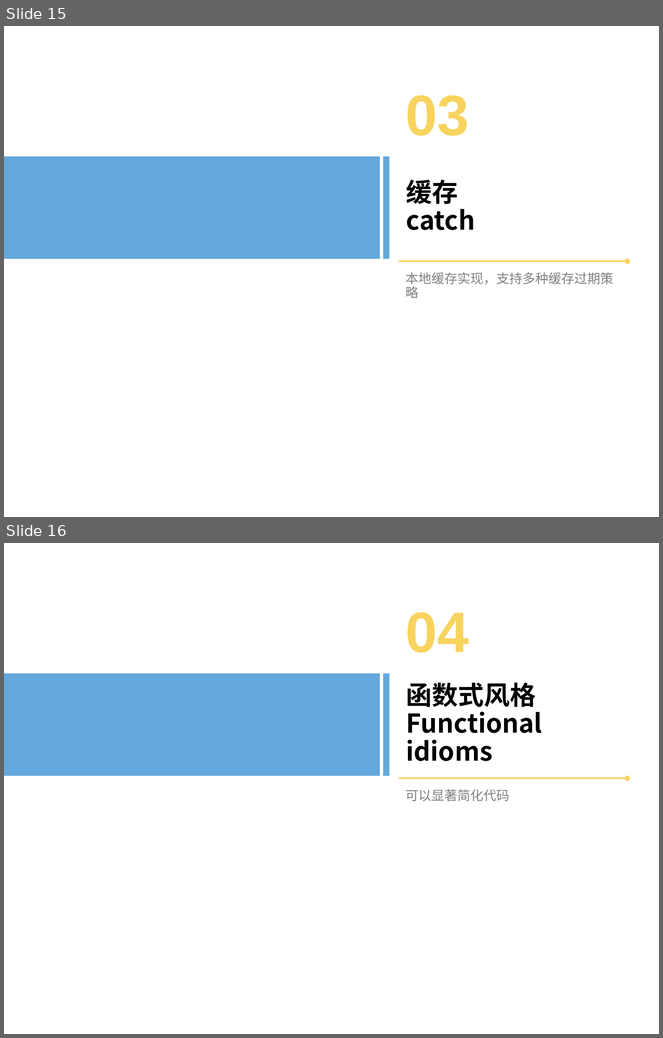
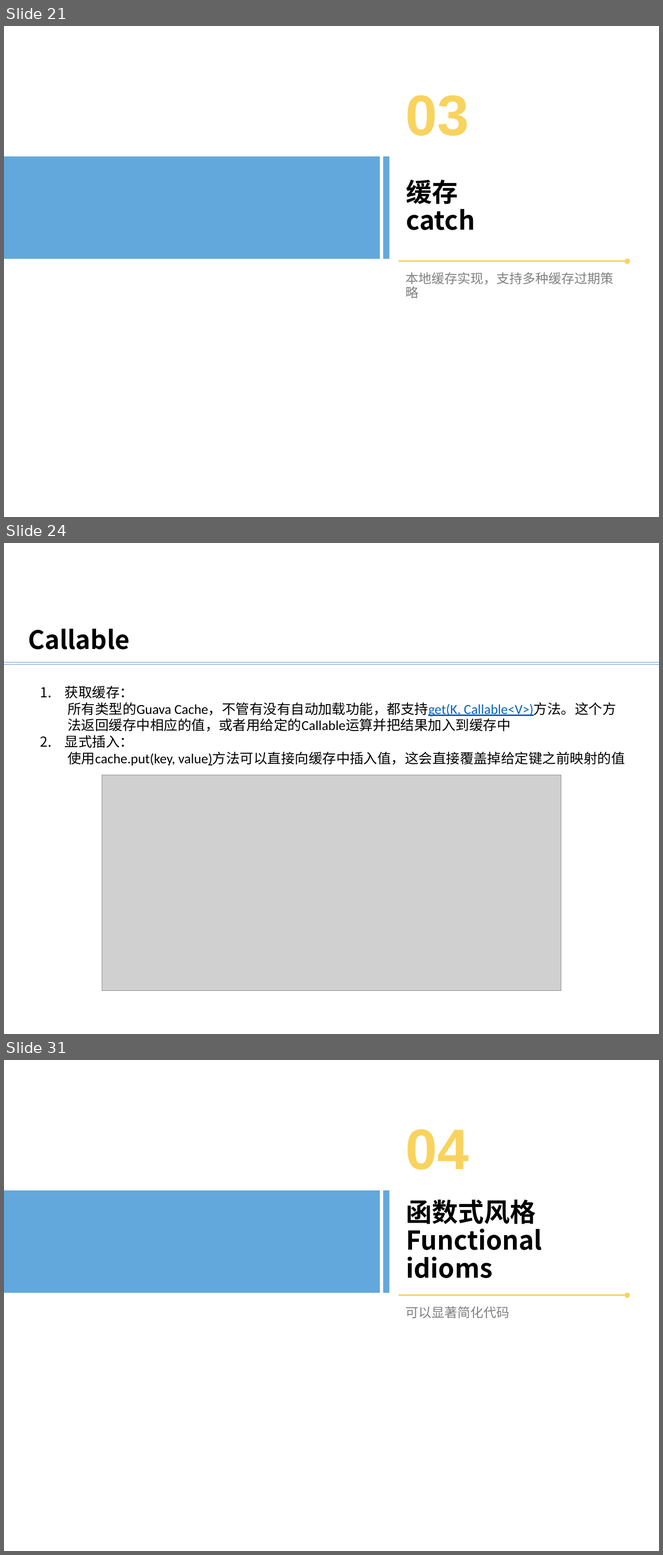
Before and after one commit to bxguo/guava, a slide deck: Guava介绍.pptx. Shown one above the other, each under a label of ours: slides 15 and 16 before the commit, slides 21, 24 and 31 after it; the slides between them are not shown. The pictures are 663x1038 and 663x1555 pixels, drawn with LibreOffice and Linux fonts; fonts in the diff are those of the drawing; grey boxes stand for pictures; background and template pictures are left out. Boxes give left, top, right and bottom in pixels: in the first picture for what was removed or moved away, otherwise in the second. Text is boxed around its words. In the diff, an @@ line names an element or a change of style, - is before the commit and + after.

```diff
--- a/Guava介绍.pptx
+++ b/Guava介绍.pptx
@@ slide 24 added at box(4, 543, 659, 1034), background #FFFFFF @@
@@ text added at box(28, 629, 130, 650), 28 pt, text #000000, bold @@
+Callable
@@ line added from (4, 662) to (659, 662), #5B9BD5 0.5 pt @@
@@ line added from (4, 664) to (659, 664), #5B9BD5 0.5 pt @@
@@ text added at box(65, 685, 625, 766), 15.1 pt, text #000000 @@
+1. 获取缓存：
+  所有类型的Guava Cache，不管有没有自动加载功能，都支持get(K, Callable<V>)方法。这个方法返回缓存中相应的值，或者用给定的Callable运算并把结果加入到缓存中
+2. 显式插入：
+  使用cache.put(key, value)方法可以直接向缓存中插入值，这会直接覆盖掉给定键之前映射的值
@@ picture added at box(102, 775, 561, 991) @@
@@ what was slide 15 is now slide 21 @@
@@ what was slide 16 is now slide 31 @@
```
Also in this commit, not shown: 1 slide changed, 17 other slides added, 3 slides removed.
